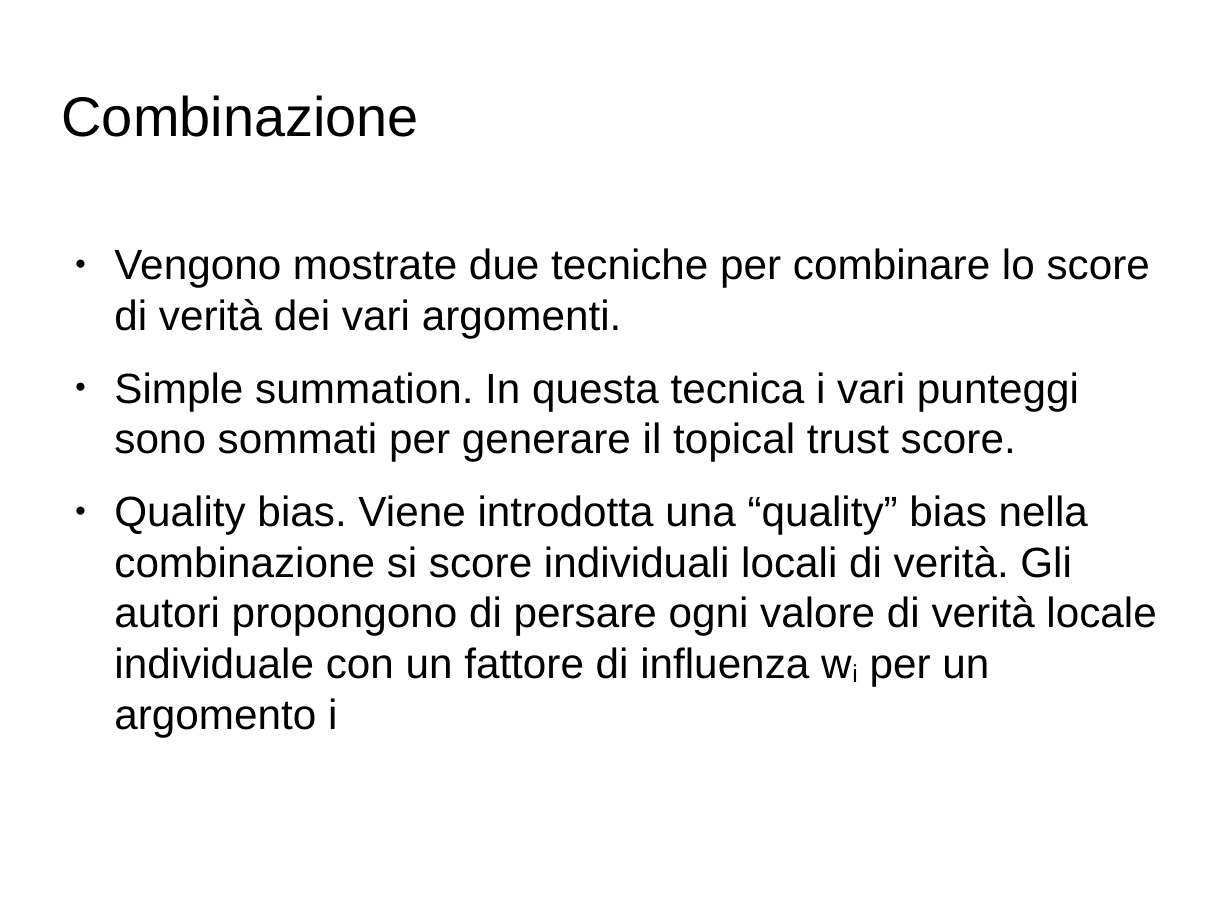
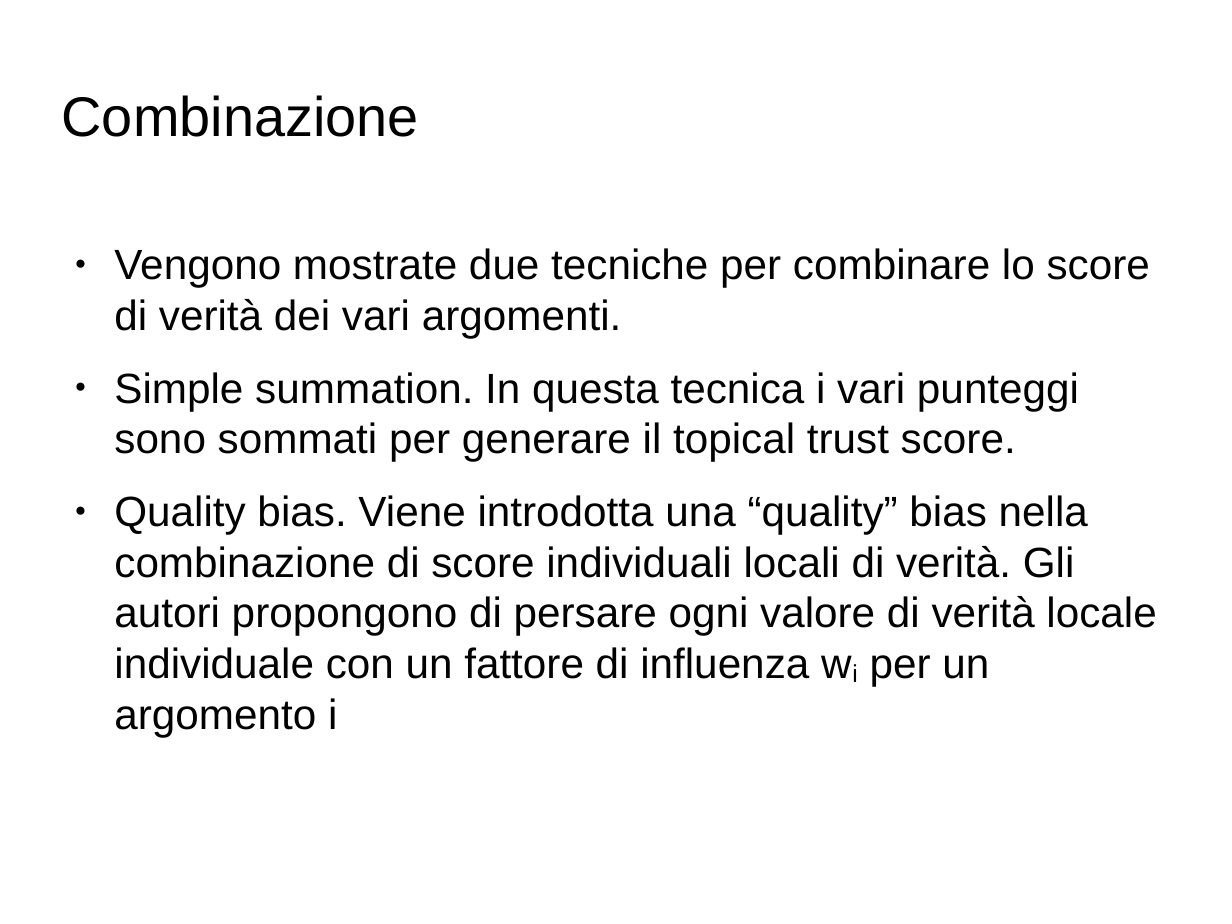
Before and after one commit to Toolanto/presentation, a slide deck: slide 106 of presentazione.odp. Drawn at 1232x924 pixels with LibreOffice and Linux fonts; fonts in the diff are those of the drawing; background and template pictures are left out. Boxes give left, top, right and bottom in pixels: in the first picture for what was removed or moved away, otherwise in the second. Text is boxed around its words. In the diff, an @@ line names an element or a change of style, - is before the commit and + after.

```diff
--- a/presentazione.odp
+++ b/presentazione.odp
@@ text at (114, 495, 1156, 737): text changed @@
-● Quality bias. Viene introdotta una “quality” bias nella combinazione si score individuali locali di verità. Gli autori propongono di persare ogni valore di verità locale individuale con un fattore di influenza wi per un argomento i
+● Quality bias. Viene introdotta una “quality” bias nella combinazione di score individuali locali di verità. Gli autori propongono di persare ogni valore di verità locale individuale con un fattore di influenza wi per un argomento i
```
Also in this commit, not shown: 11 slides added, 2 slides removed.
